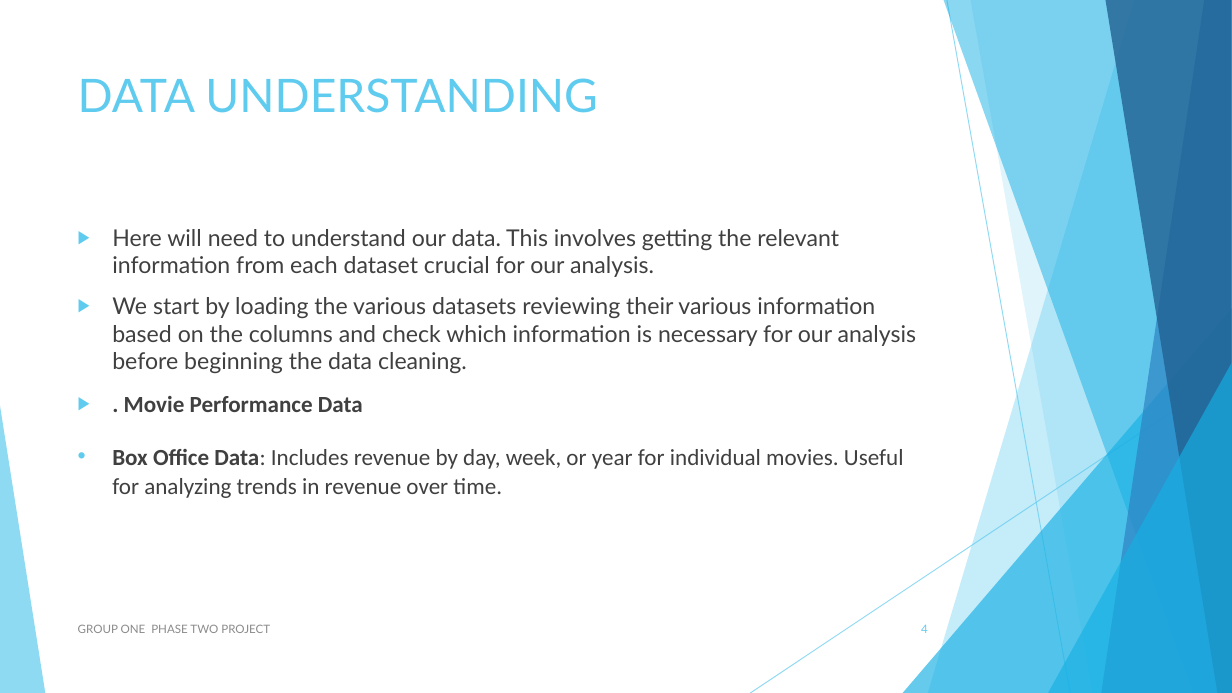
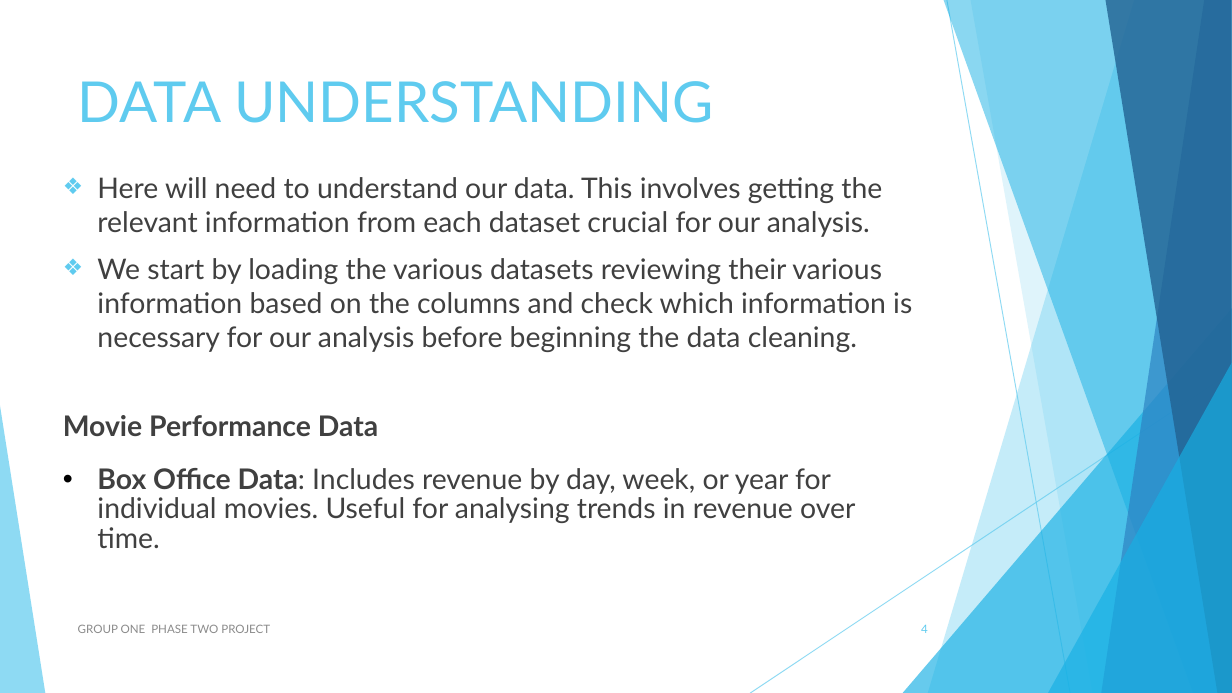
Before and after one commit to Sego-Mich/group_one_phase_two_project, a slide deck: slide 4 of PHASE TWO NON _TECH.pptx. Drawn at 1232x693 pixels with LibreOffice and Linux fonts; fonts in the diff are those of the drawing. Boxes give left, top, right and bottom in pixels: in the first picture for what was removed or moved away, otherwise in the second. Text is boxed around its words. In the diff, an @@ line names an element or a change of style, - is before the commit and + after.

```diff
--- a/PHASE TWO NON _TECH.pptx
+++ b/PHASE TWO NON _TECH.pptx
@@ title "DATA UNDERSTANDING" at box(78, 81, 714, 123): size 36 to 44 pt @@
@@ text "Here will need to understand ...": place and size @@
-text "Here will need to understand ..." at box(112, 229, 917, 498)
+text "Here will need to understand ..." at box(63, 177, 912, 548)
@@ text at box(97, 177, 912, 352): size 18 to 22.1 pt in "Here will need to understand our data. ...", "We start by loading the various datasets ..."; bullet ▶ to ❖ @@
@@ text at box(63, 415, 855, 548): text changed; size 18 to 22.1 pt; font Calibri to Lato @@
-▶ . Movie Performance Data
-• Box Office Data: Includes revenue by day, week, or year for individual movies. Useful for analyzing trends in revenue over time.
+Movie Performance Data
+• Box Office Data: Includes revenue by day, week, or year for individual movies. Useful for analysing trends in revenue over time.
```
Also in this commit, not shown: 22 other slides changed, 7 slides added, 4 slides removed, 1 other file.
